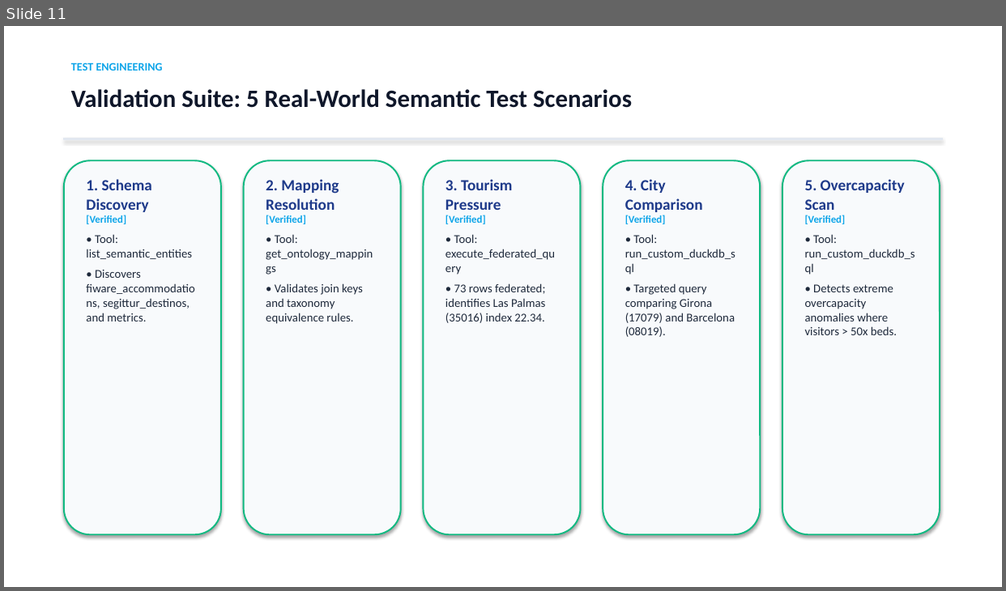
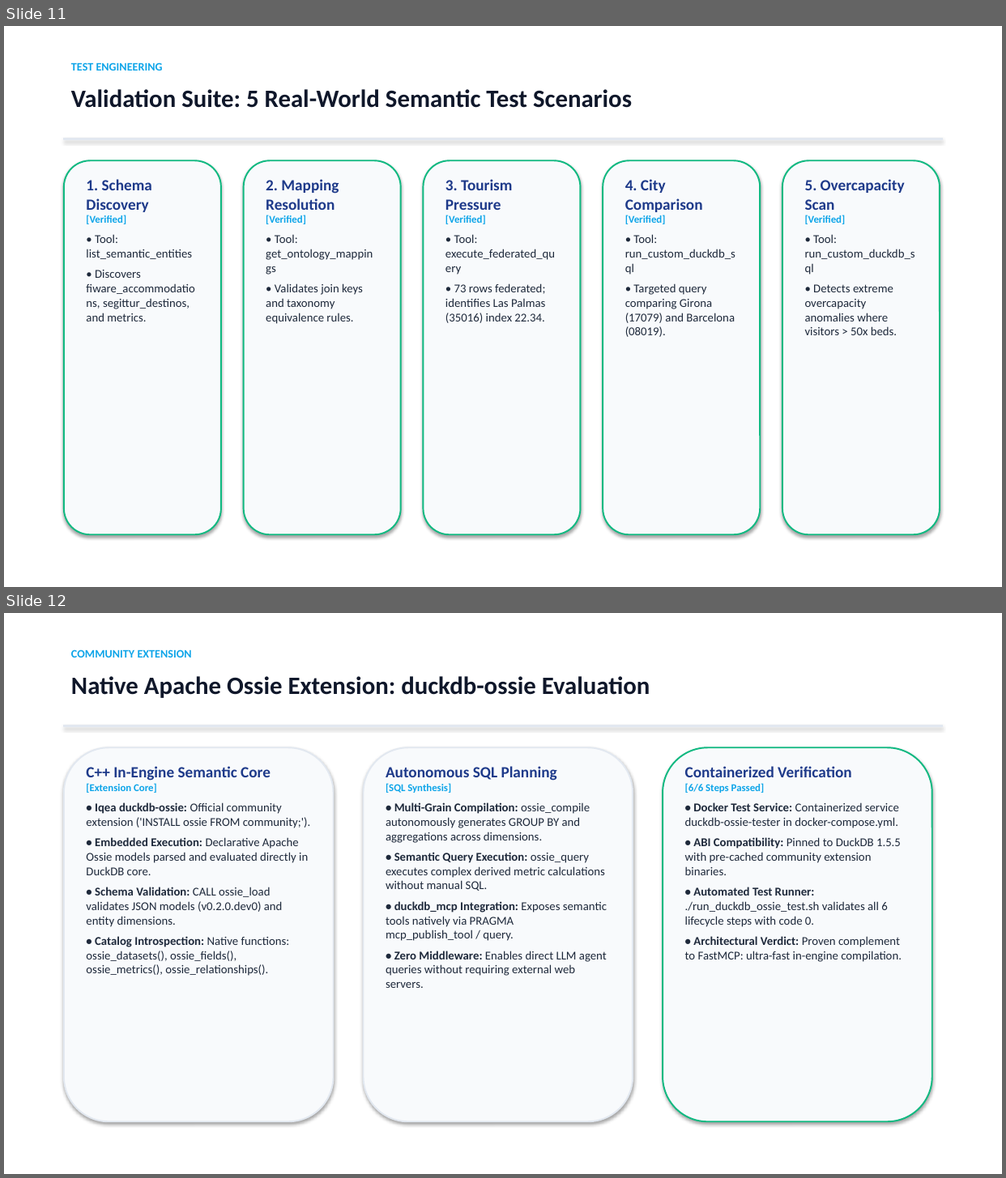
Before and after one commit to EunomiaUPM/DeploytourOnto, a slide deck: DEPLOYTOUR_PoC_Architecture_and_Testing.pptx. Shown one above the other, each under a label of ours: slide 11 before the commit, slides 11 and 12 after it. The pictures are 1006x591 and 1006x1178 pixels, drawn with LibreOffice and Linux fonts; fonts in the diff are those of the drawing. Boxes give left, top, right and bottom in pixels: in the first picture for what was removed or moved away, otherwise in the second. Text is boxed around its words. In the diff, an @@ line names an element or a change of style, - is before the commit and + after.

Commit message:
docs: upgrade README, TESTING, and presentation with duckdb-ossie evaluation

```diff
--- a/DEPLOYTOUR_PoC_Architecture_and_Testing.pptx
+++ b/DEPLOYTOUR_PoC_Architecture_and_Testing.pptx
@@ slide 12 added at [4, 613, 1002, 1174], background #FFFFFF @@
@@ text added at [71, 649, 192, 658], 11 pt, text #0EA5E9, bold @@
+COMMUNITY EXTENSION
@@ text added at [71, 676, 650, 698], 24 pt, text #0F172A, bold @@
+Native Apache Ossie Extension: duckdb-ossie Evaluation
@@ rectangle added at [64, 726, 942, 726], fill #E2E8F0, outline #E2E8F0 0.75 pt @@
@@ rounded rectangle added at [64, 747, 334, 1122], fill #F8FAFC, outline #E2E8F0 1.5 pt @@
@@ rounded rectangle added at [364, 747, 633, 1122], fill #F8FAFC, outline #E2E8F0 1.5 pt @@
@@ rounded rectangle added at [663, 747, 932, 1122], fill #F8FAFC, outline #10B981 1.5 pt @@
@@ text added at [86, 766, 310, 976], 11.5 pt, text #1E293B @@
+C++ In-Engine Semantic Core
+[Extension Core]
+• Iqea duckdb-ossie: Official community extension ('INSTALL ossie FROM community;').
+• Embedded Execution: Declarative Apache Ossie models parsed and evaluated directly in DuckDB core.
+• Schema Validation: CALL ossie_load validates JSON models (v0.2.0.dev0) and entity dimensions.
+• Catalog Introspection: Native functions: ossie_datasets(), ossie_fields(), ossie_metrics(), ossie_relationships().
@@ text added at [386, 766, 607, 988], 11.5 pt, text #1E293B @@
+Autonomous SQL Planning
+[SQL Synthesis]
+• Multi-Grain Compilation: ossie_compile autonomously generates GROUP BY and aggregations across dimensions.
+• Semantic Query Execution: ossie_query executes complex derived metric calculations without manual SQL.
+• duckdb_mcp Integration: Exposes semantic tools natively via PRAGMA mcp_publish_tool / query.
+• Zero Middleware: Enables direct LLM agent queries without requiring external web servers.
@@ text added at [685, 766, 901, 962], 11.5 pt, text #1E293B @@
+Containerized Verification
+[6/6 Steps Passed]
+• Docker Test Service: Containerized service duckdb-ossie-tester in docker-compose.yml.
+• ABI Compatibility: Pinned to DuckDB 1.5.5 with pre-cached community extension binaries.
+• Automated Test Runner: ./run_duckdb_ossie_test.sh validates all 6 lifecycle steps with code 0.
+• Architectural Verdict: Proven complement to FastMCP: ultra-fast in-engine compilation.
```
Also in this commit, not shown: 2 slides changed, 3 other files.
